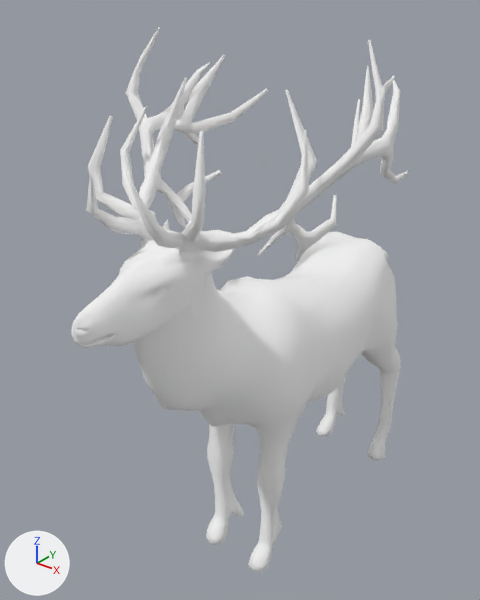
The glTF model apps/client/src/props/art-study/source-natural-stag/natural-stag-clear.glb: old version first, new version second.
Both versions are drawn from a 50 mm lens placed at (1.25, -1.74, 2.09), pointed at (-0.11, -0.04, 1.04). Arrows for +X, +Y and +Z are at lower left; the lights stay in place. The picture after the commit comes second. Where no turn or scale is listed for an object, it has been applied to the vertices. Vertices at exactly the same position are counted once.

Objects in the first picture: 'natural-stag-clear runtime mesh'.
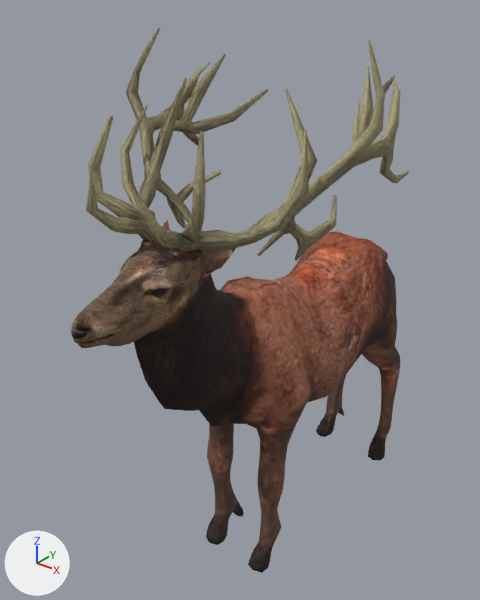
The change in detail:
Picture 'deer-body' (img_deer_body) is new.
Picture 'deer-antlers' (img_deer_antlers) is new.
Picture 'deer-head' (img_deer_head) is new.
Material 'stag body albedo' (mat_stag_body_albedo) is new.
Its texture is img_deer_body.
Its roughness is 0.9.
Material 'stag antlers albedo' (mat_stag_antlers_albedo) is new.
Its texture is img_deer_antlers.
Its roughness is 0.9.
Material 'stag eye albedo' (mat_stag_eye_albedo) is new.
Its base color is (0.015, 0.012, 0.01) (black #211d19).
Its roughness is 0.9.
Material 'stag head albedo' (mat_stag_head_albedo) is new.
Its texture is img_deer_head.
Its roughness is 0.9.
me_cylinder_004 has 2501 vertices, 4924 faces and spans x -0.46..0.46, y -1.01..0.7, z 0.0..1.95.
me_cylinder_004 is used by ob_natural_stag_clear_runtime_mesh; location (0.0, 0.156, 0.0).
me_cylinder_004 part 1: all 1504 faces that had it switch from mat_head (white #ffffff) to mat_stag_head_albedo (picture img_deer_head).
me_cylinder_004 part 2: all 1984 faces that had it switch from mat_body (white #ffffff) to mat_stag_body_albedo (picture img_deer_body).
me_cylinder_004 part 3: all 1356 faces that had it switch from mat_antlers (white #ffffff) to mat_stag_antlers_albedo (picture img_deer_antlers).
me_cylinder_004 part 4: all 80 faces that had it switch from mat_eye (white #ffffff) to mat_stag_eye_albedo (black #211d19).

Changed parts and their boxes [x1, y1, x2, y2] in the pictures (480 x 600 px):
part 1 of me_cylinder_004, recoloured (white to brown): [71, 220, 236, 348] in both
part 2 of me_cylinder_004, recoloured (darker): [134, 231, 401, 573] in both
part 3 of me_cylinder_004, recoloured (white to yellow): [86, 27, 409, 261] in both
part 4 of me_cylinder_004, recoloured: [153, 288, 166, 295] in both
